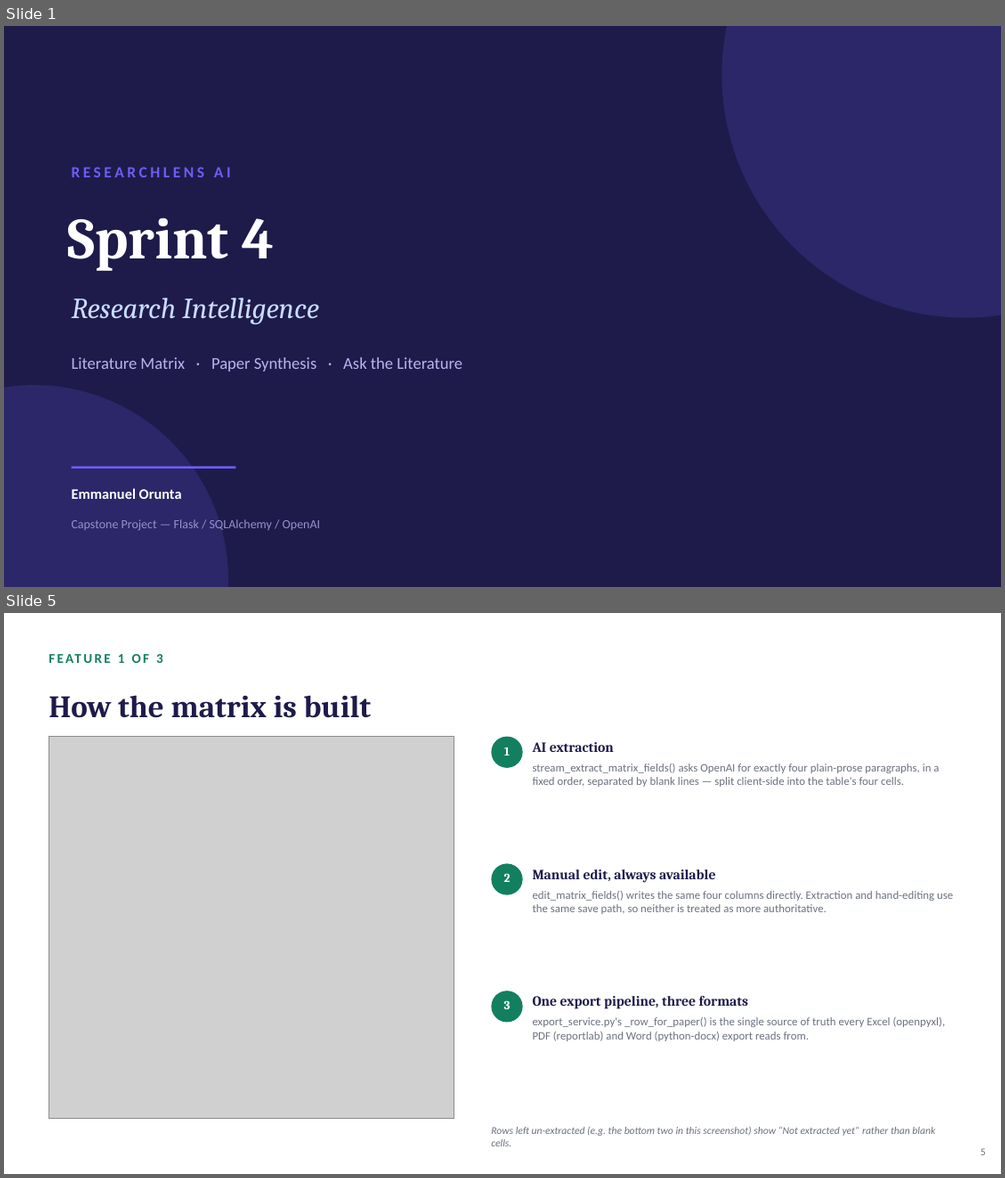
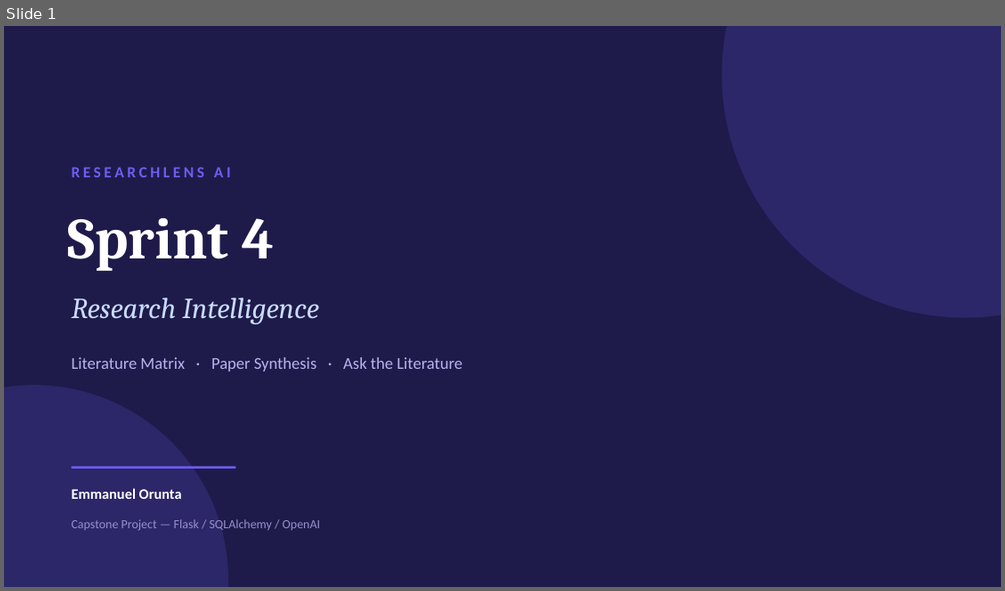
Before and after one commit to EmmanuelOrunta/researchlens-ai, a slide deck: presentations/ResearchLens_AI_Sprint4_Update.pptx. Shown one above the other, each under a label of ours: slides 1 and 5 before the commit, slide 1 after it; the slides between them are not shown. The pictures are 1005x1178 and 1005x591 pixels, drawn with LibreOffice and Linux fonts; fonts in the diff are those of the drawing; grey boxes stand for pictures. Boxes give left, top, right and bottom in pixels: in the first picture for what was removed or moved away, otherwise in the second. Text is boxed around its words. In the diff, an @@ line names an element or a change of style, - is before the commit and + after.

```diff
--- a/presentations/ResearchLens_AI_Sprint4_Update.pptx
+++ b/presentations/ResearchLens_AI_Sprint4_Update.pptx
@@ slide 5 removed at [4,613,1001,1174], background #FFFFFF @@
@@ text removed at [118,654,163,663] @@
-FEATURE 1 OF 3
@@ text removed at [48,695,372,718] @@
-How the matrix is built
@@ picture removed at [48,737,454,1118] @@
@@ ellipse removed at [492,737,523,768] @@
@@ text removed at [533,742,614,752] @@
-AI extraction
@@ text removed at [504,747,510,755] @@
-1
@@ text removed at [533,763,938,787] @@
-stream_extract_matrix_fields() asks OpenAI for exactly four plain-prose paragraphs, in a fixed order, separated by blank lines — split client-side into the table's four cells.
@@ ellipse removed at [492,863,523,895] @@
@@ text removed at [504,873,510,882] @@
-2
@@ text removed at [533,869,716,882] @@
-Manual edit, always available
@@ text removed at [533,891,953,914] @@
-edit_matrix_fields() writes the same four columns directly. Extraction and hand-editing use the same save path, so neither is treated as more authoritative.
@@ ellipse removed at [492,990,523,1022] @@
@@ text removed at [504,1000,510,1009] @@
-3
@@ text removed at [533,996,749,1009] @@
-One export pipeline, three formats
@@ text removed at [533,1017,946,1041] @@
-export_service.py's _row_for_paper() is the single source of truth every Excel (openpyxl), PDF (reportlab) and Word (python-docx) export reads from.
@@ text removed at [491,1127,935,1146] @@
-Rows left un-extracted (e.g. the bottom two in this screenshot) show “Not extracted yet” rather than blank cells.
@@ text removed at [980,1148,986,1155] @@
-5
```
Also in this commit, not shown: 2 slides changed, 3 slides added, 9 other slides removed.
